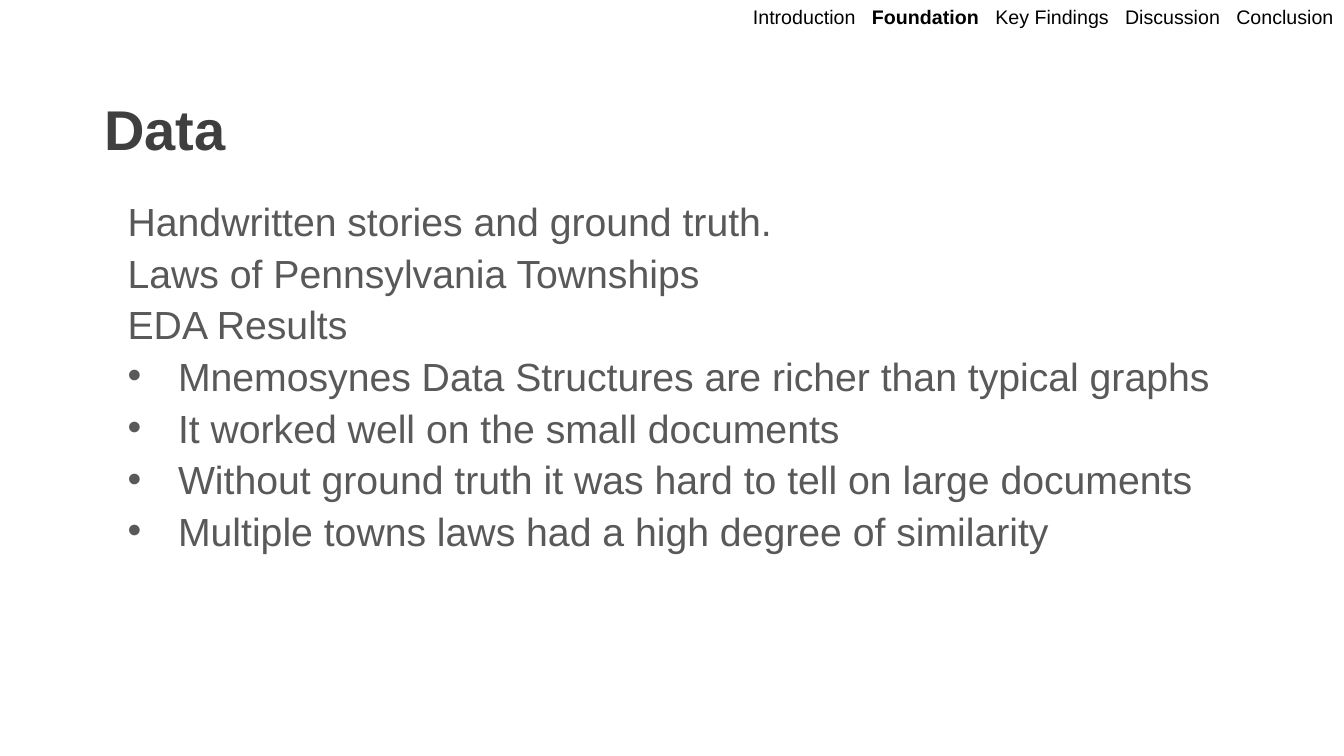
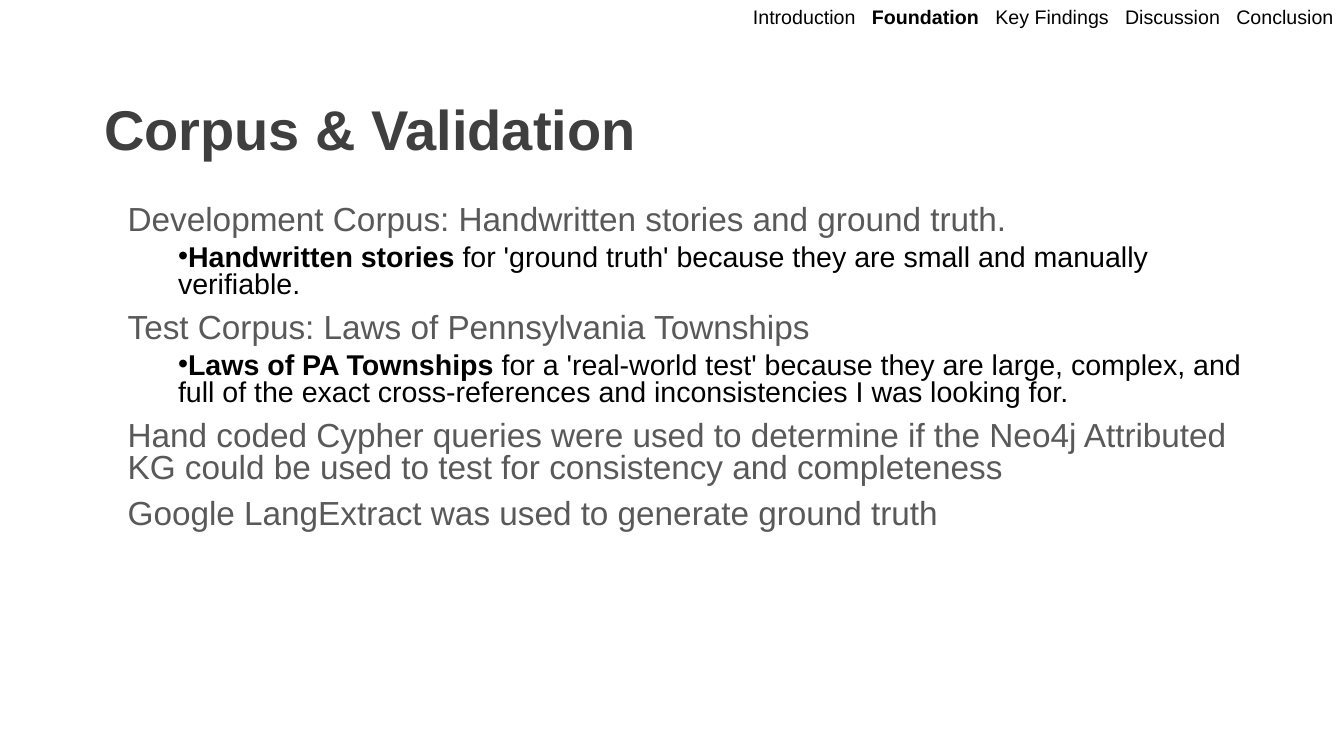
Before and after one commit to OwlSaver/GWU, a slide deck: slide 12 of Praxis/Defense/Wacey Praxis Defense.pptx (slide 11 before the commit). Drawn at 1344x756 pixels with LibreOffice and Linux fonts; fonts in the diff are those of the drawing; background and template pictures are left out. Boxes give left, top, right and bottom in pixels: in the first picture for what was removed or moved away, otherwise in the second. Text is boxed around its words. In the diff, an @@ line names an element or a change of style, - is before the commit and + after.

Commit message:
Refactor code structure for improved readability and maintainability

```diff
--- a/Praxis/Defense/Wacey Praxis Defense.pptx
+++ b/Praxis/Defense/Wacey Praxis Defense.pptx
@@ title at [104,109,635,160]: text changed @@
-Data
+Corpus & Validation
@@ text at [128,207,1241,531]: text changed; size 28 to 23.8 pt @@
-Handwritten stories and ground truth.
-Laws of Pennsylvania Townships
-EDA Results
-• Mnemosynes Data Structures are richer than typical graphs
-• It worked well on the small documents
-• Without ground truth it was hard to tell on large documents
-• Multiple towns laws had a high degree of similarity
+Development Corpus: Handwritten stories and ground truth.
+  • Handwritten stories for 'ground truth' because they are small and manually verifiable.
+Test Corpus: Laws of Pennsylvania Townships
+  • Laws of PA Townships for a 'real-world test' because they are large, complex, and full of the exact cross-references and inconsistencies I was looking for.
+Hand coded Cypher queries were used to determine if the Neo4j Attributed KG could be used to test for consistency and completeness
+Google LangExtract was used to generate ground truth
```
Also in this commit, not shown: 7 other slides changed, 19 slides added, 4 slides removed, 1 other file.
